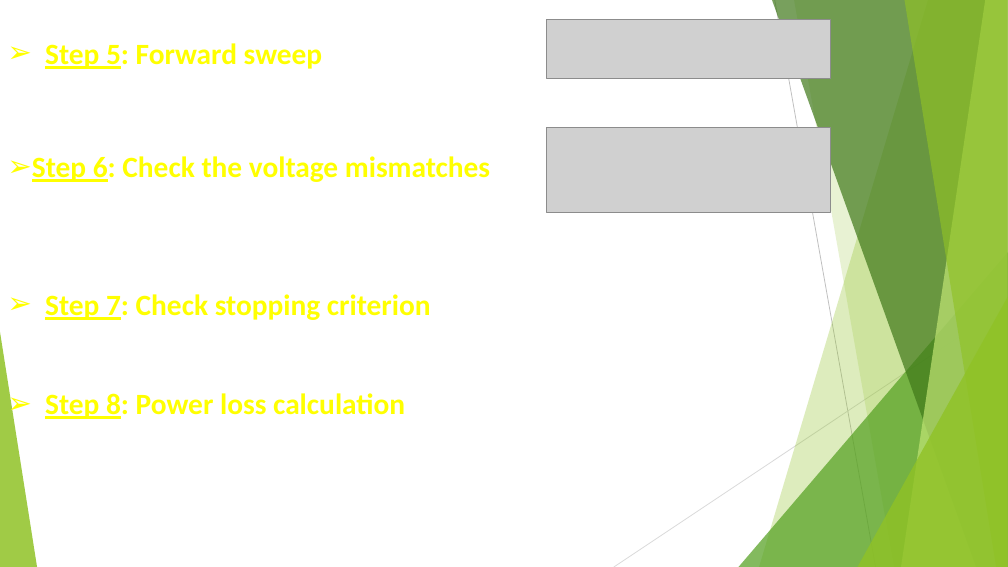
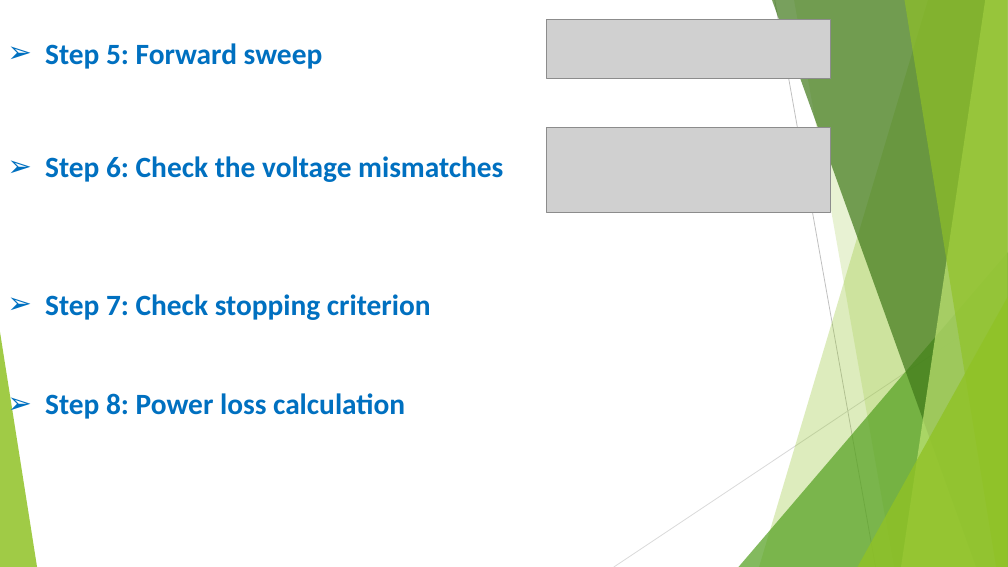
Before and after one commit to moustafashahin122/AOA-Graduation-Project-2022-, a slide deck: slide 69 of code/AOA_objects/results/grad_presentation/Presentation.pptx (slide 68 before the commit). Drawn at 1008x567 pixels with LibreOffice and Linux fonts; fonts in the diff are those of the drawing; grey boxes stand for pictures. Boxes give left, top, right and bottom in pixels: in the first picture for what was removed or moved away, otherwise in the second. Text is boxed around its words. In the diff, an @@ line names an element or a change of style, - is before the commit and + after.

```diff
--- a/code/AOA_objects/results/grad_presentation/Presentation.pptx
+++ b/code/AOA_objects/results/grad_presentation/Presentation.pptx
@@ text "Step 5: Forward sweep" at (x1=45, y1=43, x2=323, y2=69): text colour #FFFF00 to #0070C0; underline off in "Step 5:" @@
@@ text "Step 6: Check the voltage ..." at (x1=45, y1=156, x2=503, y2=182): text colour #FFFF00 to #0070C0; underline off in "Step 6:"; indent changed @@
@@ text "Step 7: Check stopping criterion" at (x1=45, y1=294, x2=431, y2=320): text colour #FFFF00 to #0070C0; underline off in "Step 7:" @@
@@ text "Step 8: Power loss calculation" at (x1=45, y1=393, x2=405, y2=419): text colour #FFFF00 to #0070C0; underline off in "Step 8:" @@
```
Also in this commit, not shown: 30 other slides changed, 1 slide added, 11 other files.
